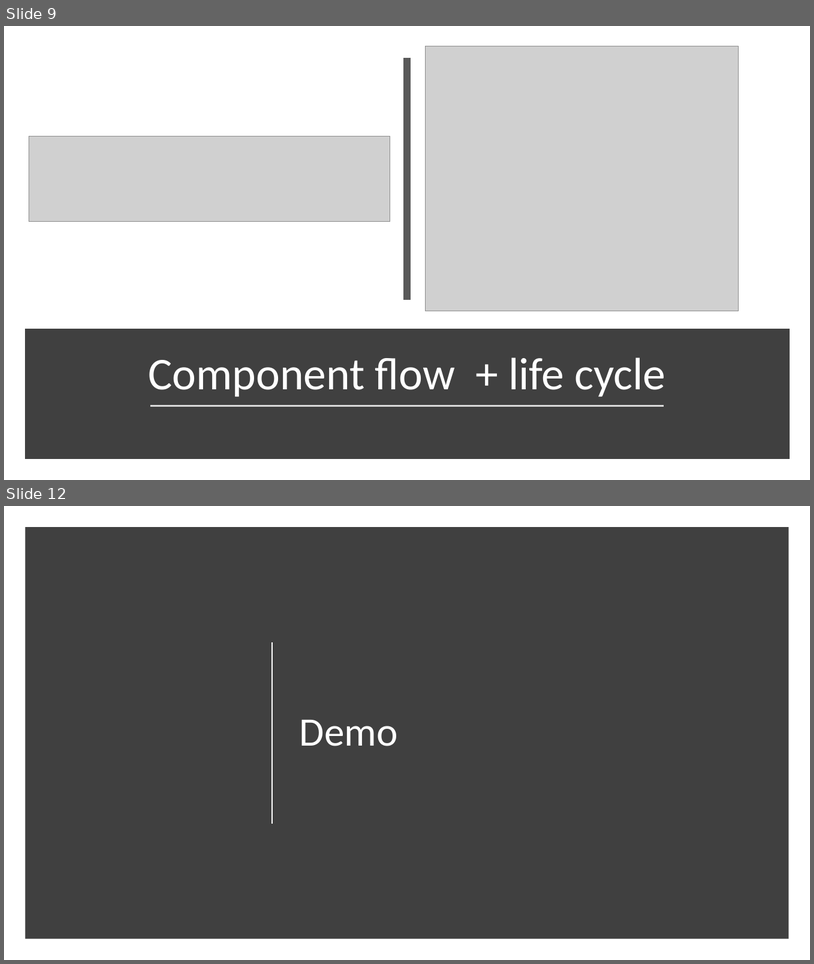
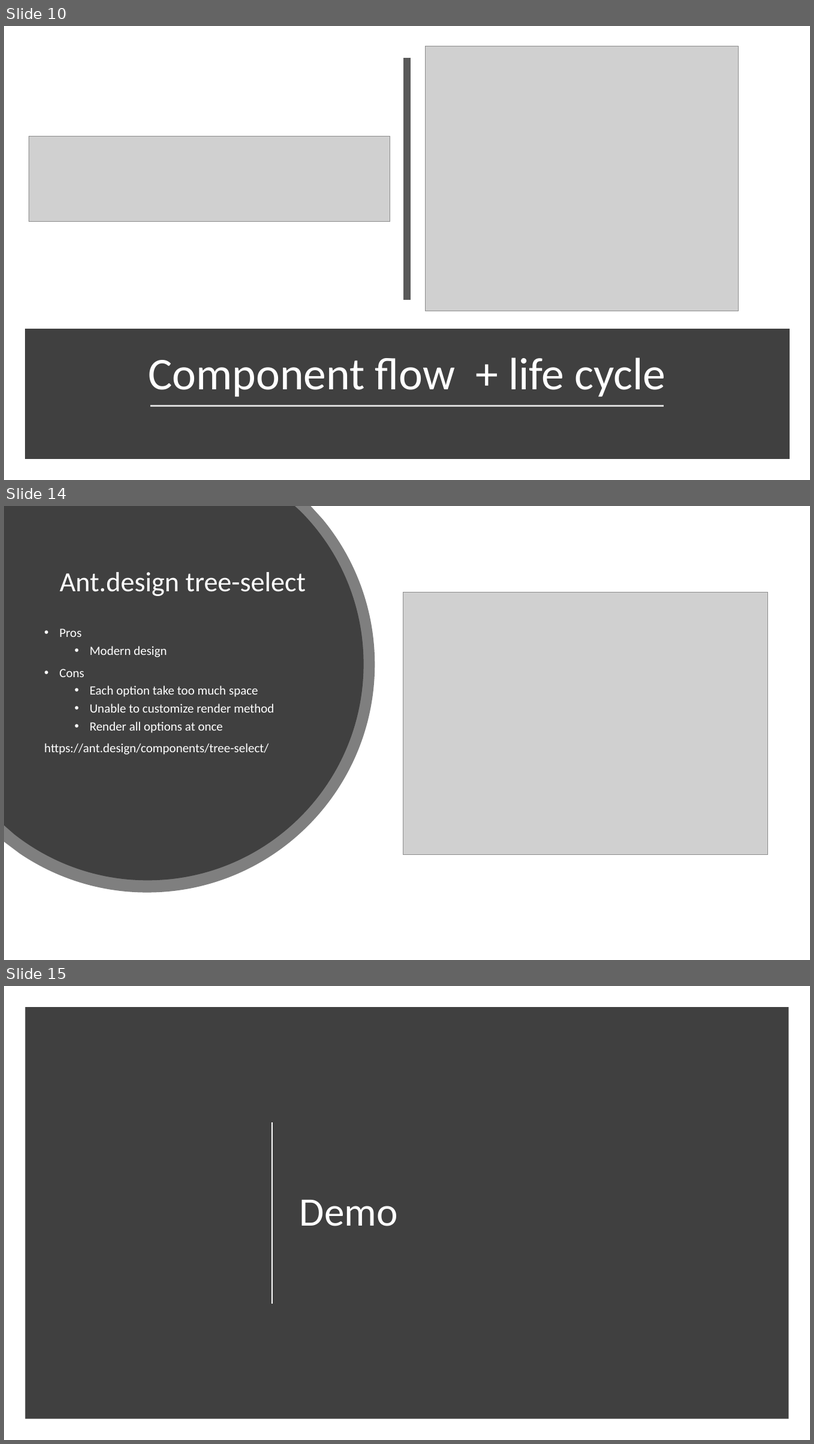
Before and after one commit to lecbyjak/intelligent-tree-select, a slide deck: documents/lecbyjak_bachlor_prezentation.pptx. Shown one above the other, each under a label of ours: slides 9 and 12 before the commit, slides 10, 14 and 15 after it; the slides between them are not shown. The pictures are 814x964 and 814x1444 pixels, drawn with LibreOffice and Linux fonts; fonts in the diff are those of the drawing; grey boxes stand for pictures. Boxes give left, top, right and bottom in pixels: in the first picture for what was removed or moved away, otherwise in the second. Text is boxed around its words. In the diff, an @@ line names an element or a change of style, - is before the commit and + after.

```diff
--- a/documents/lecbyjak_bachlor_prezentation.pptx
+++ b/documents/lecbyjak_bachlor_prezentation.pptx
@@ slide 14 added at (4, 506, 810, 960), background #FFFFFF @@
@@ freeform shape added at (4, 506, 375, 892), fill #000000 at 50% opacity @@
@@ freeform shape added at (4, 506, 364, 880), fill #404040 @@
@@ title added at (60, 572, 306, 596), 33 pt, text #FFFFFF @@
+Ant.design tree-select
@@ picture added at (403, 592, 768, 855) @@
@@ text added at (44, 628, 274, 754), 15 pt, text #FFFFFF @@
+• Pros
+  • Modern design
+• Cons
+  • Each option take too much space
+  • Unable to customize render method
+  • Render all options at once
+https://ant.design/components/tree-select/
@@ what was slide 9 is now slide 10 @@
@@ what was slide 12 is now slide 15 @@
```
Also in this commit, not shown: 5 slides changed, 2 other slides added, 1 other file.
